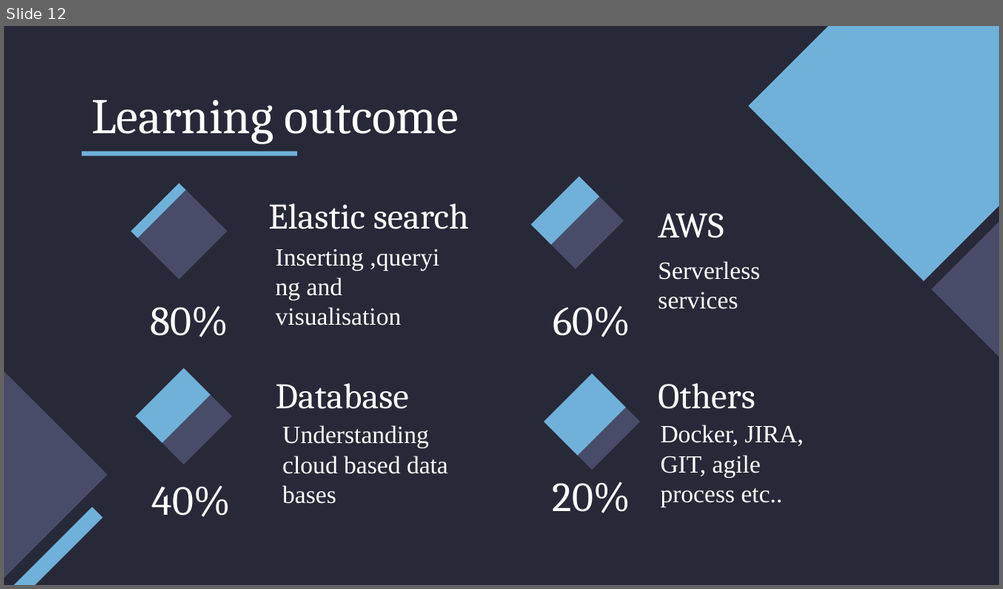
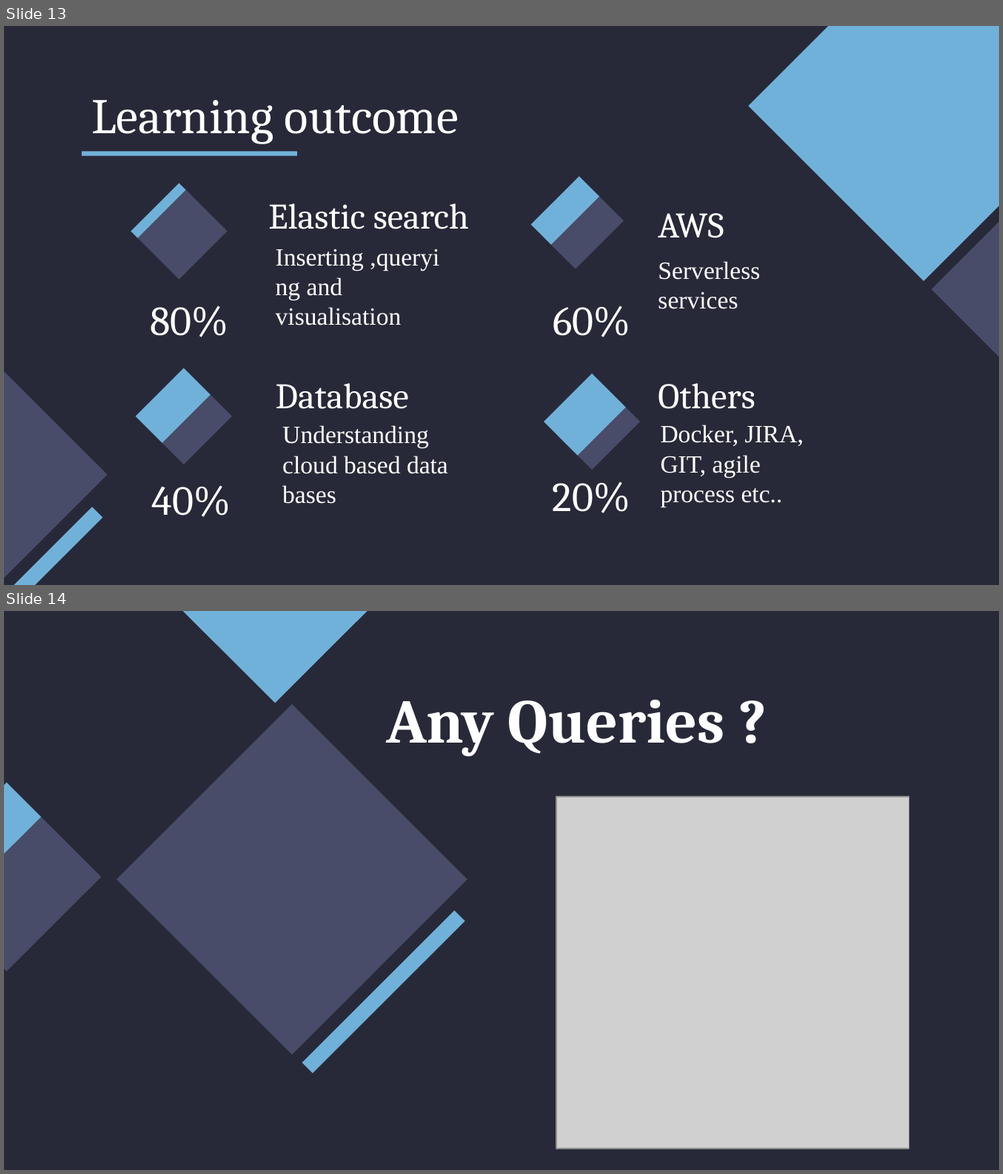
Before and after one commit to mehar-srinivas-chowdari/git-learning, a slide deck: presentation_to_seniors.pptx. Shown one above the other, each under a label of ours: slide 12 before the commit, slides 13 and 14 after it. The pictures are 1003x589 and 1003x1174 pixels, drawn with LibreOffice and Linux fonts; fonts in the diff are those of the drawing; grey boxes stand for pictures. Boxes give left, top, right and bottom in pixels: in the first picture for what was removed or moved away, otherwise in the second. Text is boxed around its words. In the diff, an @@ line names an element or a change of style, - is before the commit and + after.

```diff
--- a/presentation_to_seniors.pptx
+++ b/presentation_to_seniors.pptx
@@ slide 14 added at [4,611,999,1170], background #282938 @@
@@ rectangle added at [180,611,369,702], fill #70B1DA @@
@@ rectangle added at [116,704,467,1054], fill #484C68 @@
@@ title added at [386,700,725,756], 45 pt, text #FFFFFF, bold @@
+Any Queries ?
@@ rectangle added at [4,783,41,911], fill #70B1DA @@
@@ picture added at [556,797,908,1149] @@
@@ rectangle added at [4,812,101,971], fill #484C68 @@
@@ rectangle added at [301,911,465,1074], fill #70B1DA @@
@@ what was slide 12 is now slide 13 @@
```
Also in this commit, not shown: 3 other slides added, 2 slides removed.
